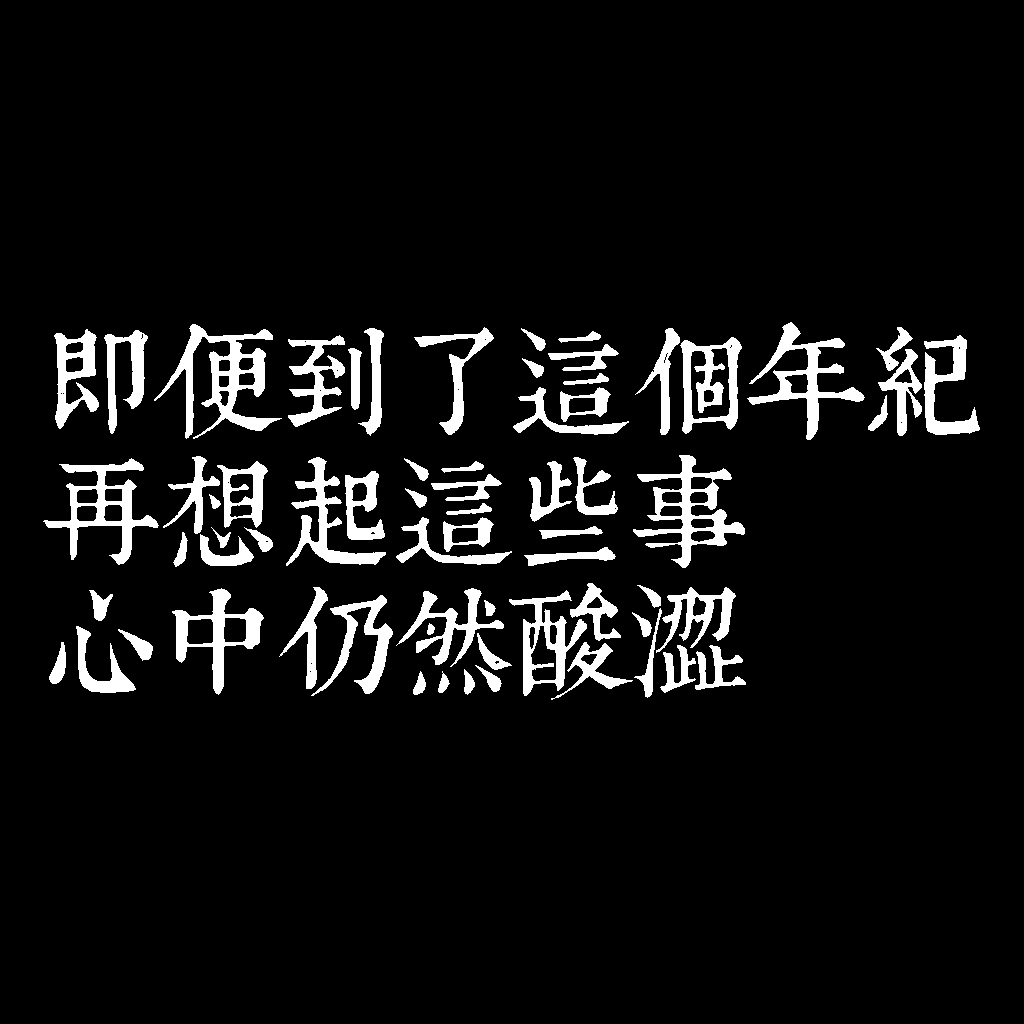
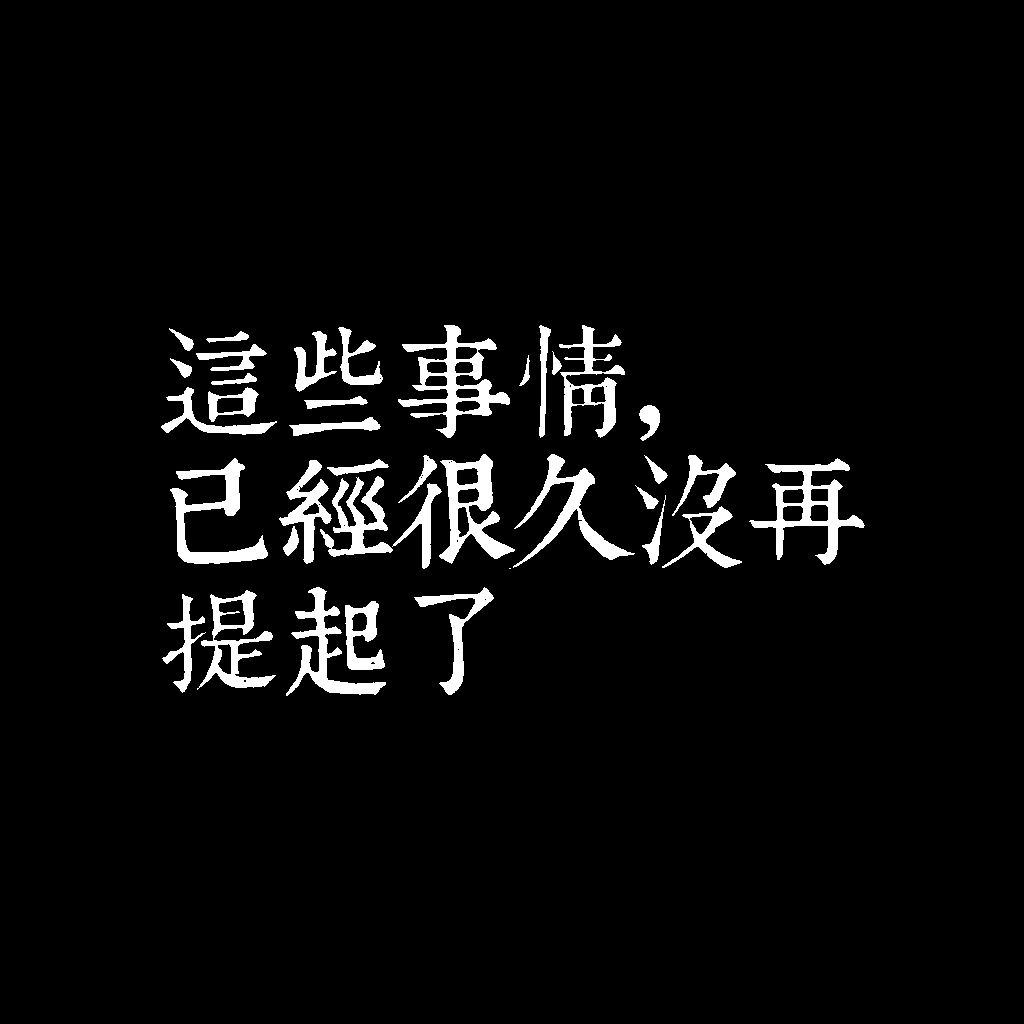
Before/after of a 1024 × 1024 layered artwork. What changed in the layer stack:
renamed "即便到了這個年紀 再想起這些事 心中仍然酸澀" to "這些事情， 已經很久沒再 提起了", painted on it over [43, 322, 980, 700]
